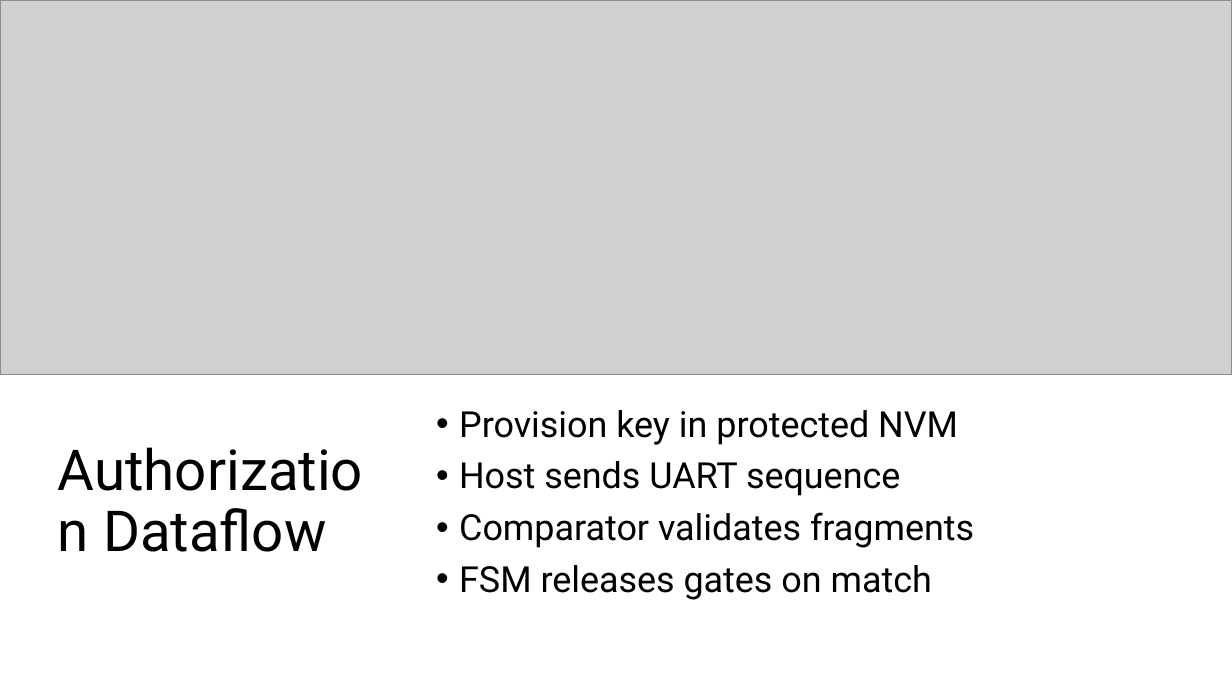
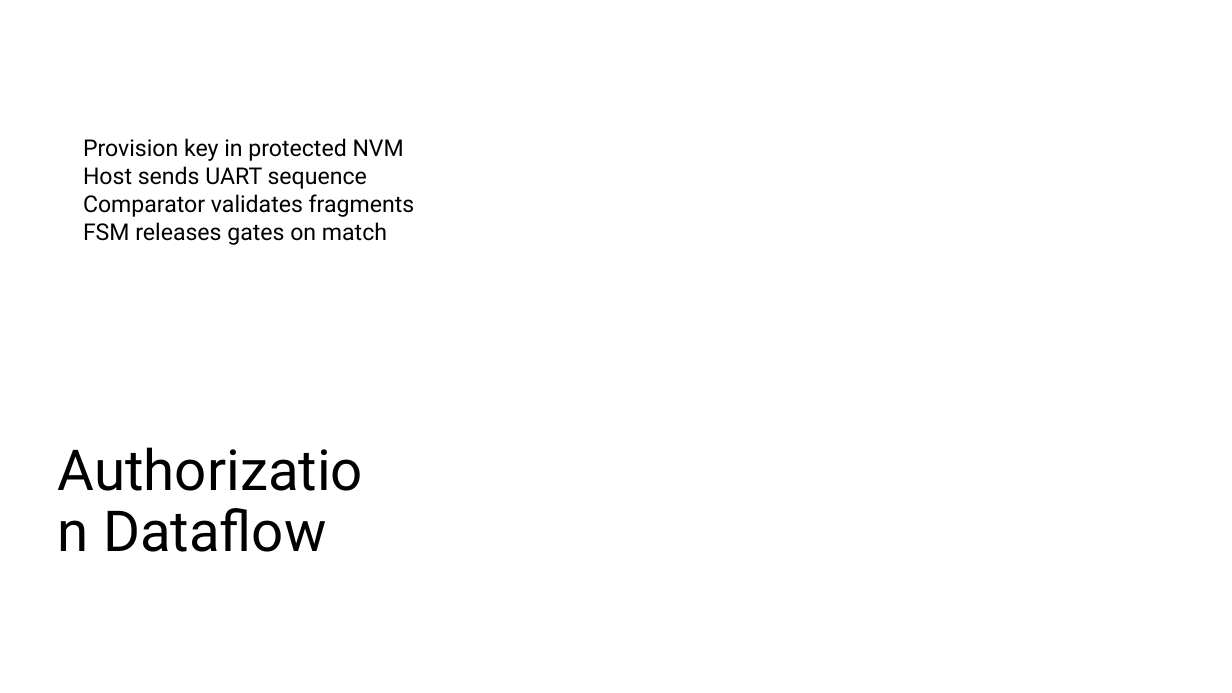
Before and after one commit to Maria618-hash/Ardiono-Alpha, a slide deck: slide 24 of thesis.pptx. Drawn at 1232x693 pixels with LibreOffice and Linux fonts; fonts in the diff are those of the drawing; grey boxes stand for pictures. Boxes give left, top, right and bottom in pixels: in the first picture for what was removed or moved away, otherwise in the second. Text is boxed around its words. In the diff, an @@ line names an element or a change of style, - is before the commit and + after.

```diff
--- a/thesis.pptx
+++ b/thesis.pptx
@@ picture removed at (0, 0, 1232, 375) @@
@@ text "Provision key in protected NVM": place and size @@
-text "Provision key in protected NVM" at (459, 410, 974, 600)
+text "Provision key in protected NVM" at (83, 138, 415, 245)
@@ text "Provision key in protected NVM" at (83, 138, 415, 245): size 28 to 18 pt; bullet • to none; line spacing 0.9 to 1; less space between paragraphs; vertical alignment middle to top @@
```
Also in this commit, not shown: 24 other slides changed, 10 slides added, 10 slides removed.
